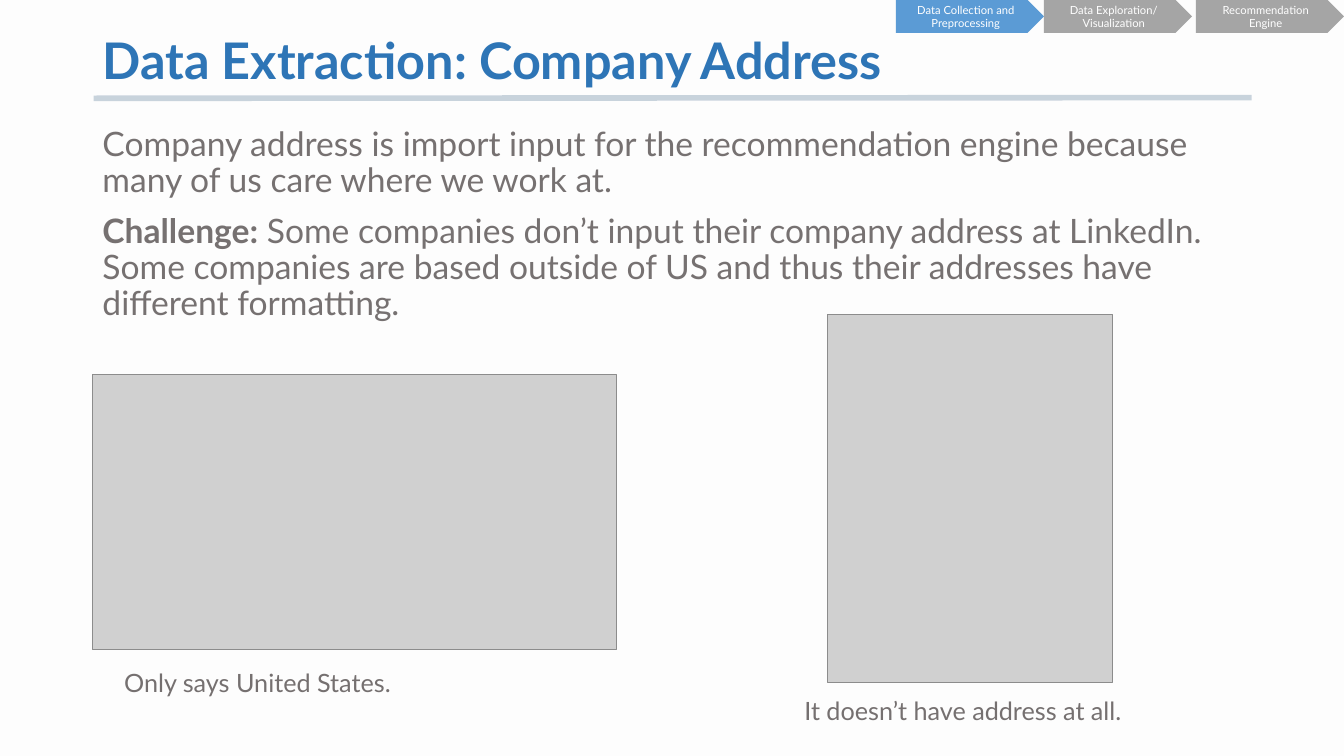
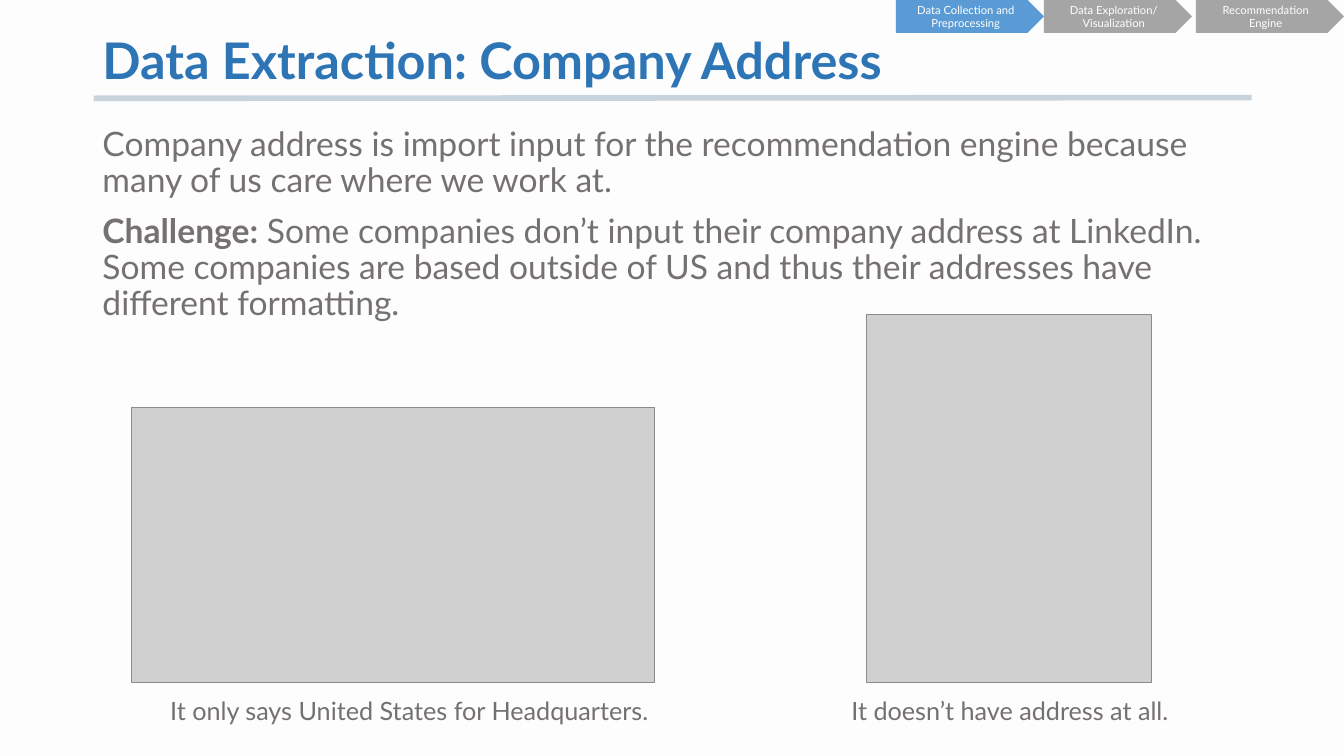
Before and after one commit to K-AlfredIwasaki/job_hunting_made_easy, a slide deck: slide 10 of startup_db_recommendation.pptx. Drawn at 1344x756 pixels with LibreOffice and Linux fonts; fonts in the diff are those of the drawing; grey boxes stand for pictures. Boxes give left, top, right and bottom in pixels: in the first picture for what was removed or moved away, otherwise in the second. Text is boxed around its words. In the diff, an @@ line names an element or a change of style, - is before the commit and + after.

```diff
--- a/startup_db_recommendation.pptx
+++ b/startup_db_recommendation.pptx
@@ picture: place and size @@
-picture at <box>828,315,1113,683</box>
+picture at <box>866,315,1151,683</box>
@@ picture: place and size @@
-picture at <box>93,375,617,650</box>
+picture at <box>131,407,655,683</box>
@@ text at <box>170,701,649,724</box>: text changed @@
-Only says United States.
+It only says United States for Headquarters.
@@ text "It doesn’t have address at ...": place and size @@
-text "It doesn’t have address at ..." at <box>804,701,1121,720</box>
+text "It doesn’t have address at ..." at <box>851,701,1168,720</box>
```
Also in this commit, not shown: 7 other slides changed, 1 slide added, 1 slide removed.
